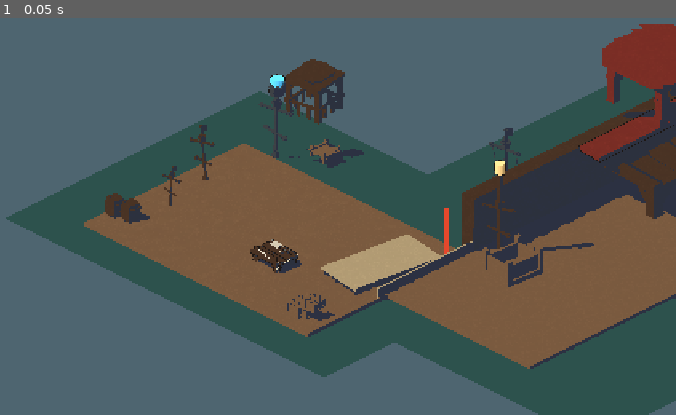
Above: before the commit, frame 1.
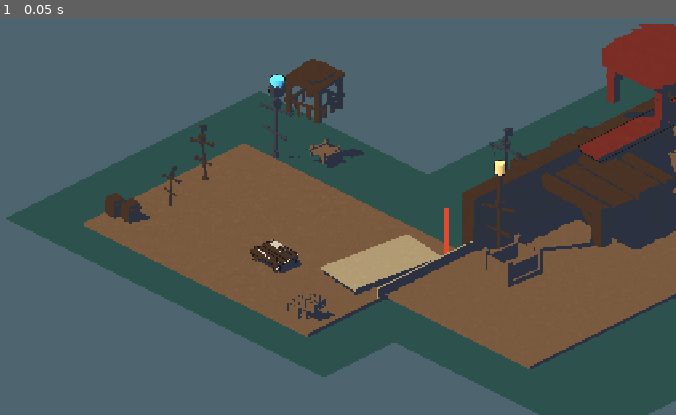
Above: after the commit, the same moment.

Repository: hieuphung41/game-shit
Game: Godot game, scene res://src/world/zone_a_outer_pier.tscn
The game is run twice, just before and just after one commit, with the same random seed, the same clock (stepped at 60 frames per second) and the same inputs. This scene is started directly instead of the project's main scene.
Inputs:
- Up to frame 1 (0.05 s): no input

The runs differ from the first frame. In frame 1, 2.9% of the frame differs, in the area x 75-100%, y 27-59%.

Commit message:
TASK-20261109-117: Playtest: model CC0 có hình thù cho khu B và D (chợ ngập, kho nổi), giữ palette/vật liệu
Repaired B/D phone-scale prop separation and Zone D floor probe. Collision, walkable bounds, palette/materials, camera, and CC0 provenance remain unchanged.

Studio-Card: TASK-20261109-117
Studio-Agent: technical-artist

Diff:
--- a/game/src/world/zone_b_flooded_market.tscn
+++ b/game/src/world/zone_b_flooded_market.tscn
@@ -772,7 +772,9 @@
 ; a visual-only sibling of the facade: at the fixed phone camera it clears the wall
 ; silhouette while the authored facade and cover collisions retain their exact bounds.
 [node name="KenneyMarketStalls" type="Node3D" parent="."]
-position = Vector3(1.45, 0.0, -12.4)
+; The counter stays visual-only but steps south of the awning's projected edge.
+; This gives the two market roles separate silhouettes in the fixed phone view.
+position = Vector3(1.25, 0.0, -9.2)
 rotation_degrees = Vector3(0, 90, 0)
 script = ExtResource("16_third_party_material")
 library_material = ExtResource("3_wood_dark")
@@ -781,7 +783,7 @@
 [node name="StallCounter" parent="KenneyMarketStalls" instance=ExtResource("20_kenney_platform_small")]
 position = Vector3(0.0, 0.15, 0.0)
 rotation_degrees = Vector3(0, -3, 0)
-scale = Vector3(2.05, 2.05, 2.05)
+scale = Vector3(2.4, 2.4, 2.4)
 
 [node name="StallRoof" type="Node3D" parent="WestFacade"]
 position = Vector3(0.25, 2.15, 3.5)
@@ -804,9 +806,11 @@
 scale = Vector3(1.62, 1.62, 1.62)
 
 [node name="CoverTwo" parent="KenneyCargo" instance=ExtResource("18_kenney_crate_bottles")]
-position = Vector3(1.6, 0.08, -16.0)
+; This is a visual sibling of CoverB2's locked collision. Pull it out of the
+; facade's screen shadow without narrowing the charge lane or changing cover.
+position = Vector3(2.3, 0.1, -14.8)
 rotation_degrees = Vector3(0, 4, 0)
-scale = Vector3(1.95, 1.95, 1.95)
+scale = Vector3(2.4, 2.4, 2.4)
 
 [node name="CoverThree" parent="KenneyCargo" instance=ExtResource("17_kenney_crate")]
 position = Vector3(1.6, 0.08, -20.5)
@@ -824,10 +828,12 @@
 scale = Vector3(1.55, 1.55, 1.55)
 
 [node name="KenneyTaxGate" type="Node3D" parent="GateB"]
-position = Vector3(0.0, 0.12, 0.0)
+; Offset only the CC0 frame toward the open screen axis; GateBBarrier keeps
+; the authored gate collision and route state at the documented coordinates.
+position = Vector3(0.8, 0.12, 0.45)
 rotation_degrees = Vector3(0, 90, 0)
 ; Height carries the gate silhouette; its width stays clear of the fixed floor probe.
-scale = Vector3(1.55, 2.15, 1.4)
+scale = Vector3(1.9, 2.45, 1.65)
 script = ExtResource("16_third_party_material")
 library_material = ExtResource("6_iron")
 metadata/visual_role = "cc0_tax_gate_frame"
--- a/game/src/world/zone_d_floating_warehouse.tscn
+++ b/game/src/world/zone_d_floating_warehouse.tscn
@@ -507,7 +507,9 @@
 shape = SubResource("InteractShape")
 
 [node name="ProbeZoneDFloorLit" type="Marker3D" parent="." groups=["zone_d_lookdev_probe"]]
-position = Vector3(1.0, 0.095, -5.0)
+; East of the work props: this is the exposed lit face of FloorD/Main in the
+; integrated B-to-D capture, rather than the indigo cast shadow near the desk.
+position = Vector3(3.5, 0.095, -4.5)
 metadata/role = "lit_face"
 metadata/surface_path = "FloorD/Main"
 metadata/expected_hex = "#4A3426"
@@ -546,7 +548,9 @@
 [node name="FenceCage" parent="CageRowNorthD/KenneyWarehouseCage" instance=ExtResource("15_kenney_fence")]
 
 [node name="KenneyCargo" type="Node3D" parent="CargoD"]
-position = Vector3(-0.65, 0.0, 0.45)
+; Visual-only shift away from CageWestD keeps cargo distinct from the desk and
+; stamp at phone scale; CargoD's pallet/item collision remains untouched.
+position = Vector3(-0.3, 0.0, 1.6)
 rotation_degrees = Vector3(0, -5, 0)
 script = ExtResource("10_third_party_material")
 library_material = ExtResource("3_wood_dark")
@@ -559,12 +563,12 @@
 [node name="CargoStack" parent="CargoD/KenneyCargo" instance=ExtResource("12_kenney_crate_bottles")]
 position = Vector3(0.0, 0.12, 0.0)
 rotation_degrees = Vector3(0, 4, 0)
-scale = Vector3(2.55, 2.55, 2.55)
+scale = Vector3(2.9, 2.9, 2.9)
 
 [node name="KenneyTaxDesk" type="Node3D" parent="TaxStampD"]
-position = Vector3(0.55, 0.0, -0.35)
+position = Vector3(0.55, 0.0, -2.2)
 rotation_degrees = Vector3(0, 90, 0)
-scale = Vector3(1.95, 1.95, 1.95)
+scale = Vector3(2.25, 2.25, 2.25)
 script = ExtResource("10_third_party_material")
 library_material = ExtResource("2_wood")
 metadata/visual_role = "cc0_tax_stamp_desk"
@@ -572,6 +576,8 @@
 [node name="Desk" parent="TaxStampD/KenneyTaxDesk" instance=ExtResource("14_kenney_platform_small")]
 
 [node name="StampCrate" type="Node3D" parent="TaxStampD"]
+; The seal crate is visual-only: move it across the visible isometric axis so
+; it cannot merge into the tax desk or cargo silhouette at 640x360.
 position = Vector3(-1.1, 1.1, 0.9)
 rotation_degrees = Vector3(0, 8, 0)
 scale = Vector3(2.15, 2.15, 2.15)
--- a/game/tests/unit/test_world_zone_b_flooded_market.gd
+++ b/game/tests/unit/test_world_zone_b_flooded_market.gd
@@ -300,11 +300,13 @@
 	var gate := zone.get_node_or_null("GateB/KenneyTaxGate") as Node3D
 	var cargo := zone.get_node_or_null("KenneyCargo/CoverTwo") as Node3D
 	var facade := zone.get_node_or_null("WestFacade") as Node3D
-	t.ok(counter != null and counter.scale.x >= 2.0, "Market counter keeps a readable phone-scale silhouette")
+	var awning := zone.get_node_or_null("WestFacade/StallRoof") as Node3D
+	t.ok(counter != null and counter.scale.x >= 2.3, "Market counter keeps a readable phone-scale silhouette")
 	t.ok(counter_root != null and counter_root.get_parent() == zone and facade != null and counter_root.global_position.distance_to(facade.global_position) >= 4.0, "Market counter is a visual-only root clear of the facade at phone scale")
 	t.ok(roof != null and roof.scale.x >= 1.45 and roof.scale.y >= 0.95, "Market awning keeps a readable phone-scale silhouette")
-	t.ok(gate != null and gate.scale.y >= 2.1 and gate.scale.x >= 1.5, "Tax gate keeps a tall readable phone-scale silhouette")
-	t.ok(cargo != null and cargo.scale.x >= 1.9, "Market cargo keeps a readable phone-scale silhouette")
+	t.ok(counter != null and awning != null and counter.global_position.distance_to(awning.global_position) >= 4.0, "Counter clears the awning silhouette on the phone camera axis")
+	t.ok(gate != null and gate.scale.y >= 2.3 and gate.scale.x >= 1.8, "Tax gate keeps a tall readable phone-scale silhouette")
+	t.ok(cargo != null and cargo.scale.x >= 2.3 and facade != null and cargo.global_position.distance_to(facade.global_position) >= 3.0, "Market cargo clears the facade with a readable short dimension")
 	for cover_name: String in ["CoverB1", "CoverB2", "CoverB3", "CoverB4"]:
 		var collision := zone.get_node_or_null(cover_name) as StaticBody3D
 		var placeholder := zone.get_node_or_null("%s/Mesh" % cover_name) as MeshInstance3D
--- a/game/tests/unit/test_world_zone_d_floating_warehouse.gd
+++ b/game/tests/unit/test_world_zone_d_floating_warehouse.gd
@@ -217,12 +217,12 @@
 	var cargo := zone.get_node_or_null("CargoD/KenneyCargo/CargoStack") as Node3D
 	var desk := zone.get_node_or_null("TaxStampD/KenneyTaxDesk") as Node3D
 	var stamp := zone.get_node_or_null("TaxStampD/StampCrate") as Node3D
-	t.ok(cargo != null and cargo.scale.x >= 2.5, "Cargo stack keeps a readable phone-scale silhouette")
-	t.ok(desk != null and desk.scale.x >= 1.9, "Tax desk keeps a readable phone-scale silhouette")
+	t.ok(cargo != null and cargo.scale.x >= 2.8, "Cargo stack keeps a readable phone-scale silhouette")
+	t.ok(desk != null and desk.scale.x >= 2.15, "Tax desk keeps a readable phone-scale silhouette")
 	t.ok(stamp != null and stamp.scale.x >= 2.1, "Tax stamp keeps a readable phone-scale silhouette")
 	if cargo != null and desk != null and stamp != null:
 		t.ok(cargo.global_position.distance_to(desk.global_position) >= 5.0, "Cargo and tax desk keep separate visual roots along the phone camera axis")
-		t.ok(stamp.global_position.distance_to(desk.global_position) >= 1.5 and stamp.global_position.distance_to(cargo.global_position) >= 1.5, "Tax stamp remains a separate readable visual role")
+		t.ok(stamp.global_position.distance_to(desk.global_position) >= 3.2 and stamp.global_position.distance_to(cargo.global_position) >= 3.0, "Tax stamp remains a separate readable visual role")
 	for placeholder_path: String in ["CargoD/Pallet/Mesh", "CargoD/ItemBlock/Mesh", "TaxStampD/Desk/Mesh", "TaxStampD/ItemBlock/Mesh"]:
 		var placeholder := zone.get_node_or_null(placeholder_path) as MeshInstance3D
 		t.ok(placeholder != null and not placeholder.visible, "%s hides the old box visual" % placeholder_path)
